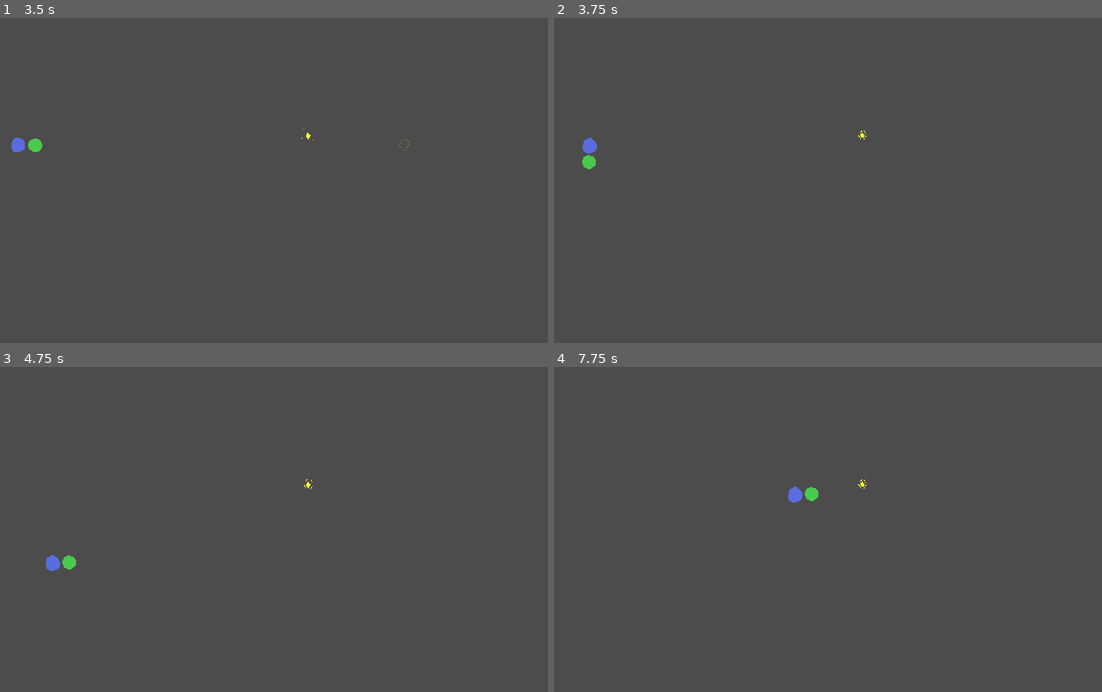
Above: before the commit, frames 1-4 (two rows, left to right).
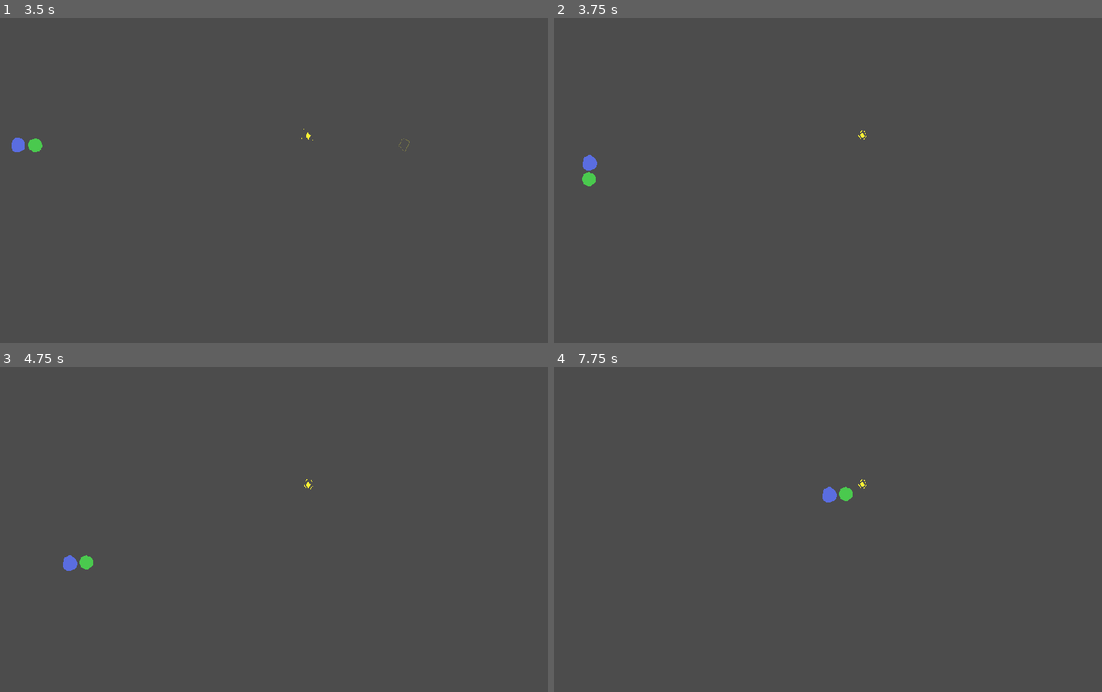
Above: after the commit, the same moments.

Repository: skarnl/godot--snake
Game: Godot game, scene res://Main.tscn
The game is run twice, just before and just after one commit, with the same random seed, the same clock (stepped at 60 frames per second) and the same inputs.
Inputs (mouse positions are in pixels of both pictures, inside the frame that each line leads up to):
- Up to frame 1 (3.5 s): tap Enter at 0.5, 2.75 s; move the mouse to (246, 245) at 0.52 s; hold Up (ui_up) 0.53-2.03 s; move the mouse to (438, 229) at 1.27 s; tap Space at 2 s; move the mouse to (109, 131) at 2.02 s; hold Left (ui_left) from 2.03 s (still down); move the mouse to (301, 180) at 2.77 s
- Up to frame 2 (3.75 s): move the mouse to (745, 99) at 3.52 s; release Left (ui_left) at 3.53 s; hold Down (ui_down) from 3.53 s (still down)
- Up to frame 3 (4.75 s): move the mouse to (394, 513) at 4.27 s; release Down (ui_down) at 4.28 s; hold Right (ui_right) from 4.28 s (still down)
- Up to frame 4 (7.75 s): move the mouse to (718, 545) at 5.02 s; release Right (ui_right) at 5.03 s; hold Up (ui_up) 5.03-5.78 s; move the mouse to (882, 458) at 5.77 s; hold Right (ui_right) from 5.78 s (still down); move the mouse to (800, 594) at 6.52 s; move the mouse to (992, 578) at 7.27 s

Frame 1 is identical in both runs. In frame 2, 0.3% of the frame differs, in the area x 5-8%, y 36-52%; in frame 3, 0.3%; in frame 4, 0.4%, in the area x 42-55%, y 36-42%.

Commit message:
Increase snake speed when eating candies

Diff:
--- a/Main.gd
+++ b/Main.gd
@@ -29,6 +29,7 @@
 	snake_parts.append(new_snake_part)
 
 	$SnakeParts.add_child(new_snake_part)
+	$Snake.increase_speed()
 
 
 func _trigger_game_over():
@@ -70,3 +71,5 @@
 	$CandySpawner.start(screen_size)
 
 	get_tree().paused = false
+
+	$Snake.reset()
--- a/Player.gd
+++ b/Player.gd
@@ -17,6 +17,7 @@
 var direction = RIGHT
 var future_direction = RIGHT
 export var step_size = 32.0
+const DEFAULT_SPEED = 0.2
 
 func _ready():
 	$Timer.connect("timeout", self, "_on_Timer_timeout")
@@ -70,3 +71,10 @@
 
 func set_size(screen_size):
 	_screen_size = screen_size
+
+
+func increase_speed():
+	$Timer.wait_time *= 0.95
+
+func reset():
+	$Timer.wait_time = DEFAULT_SPEED
